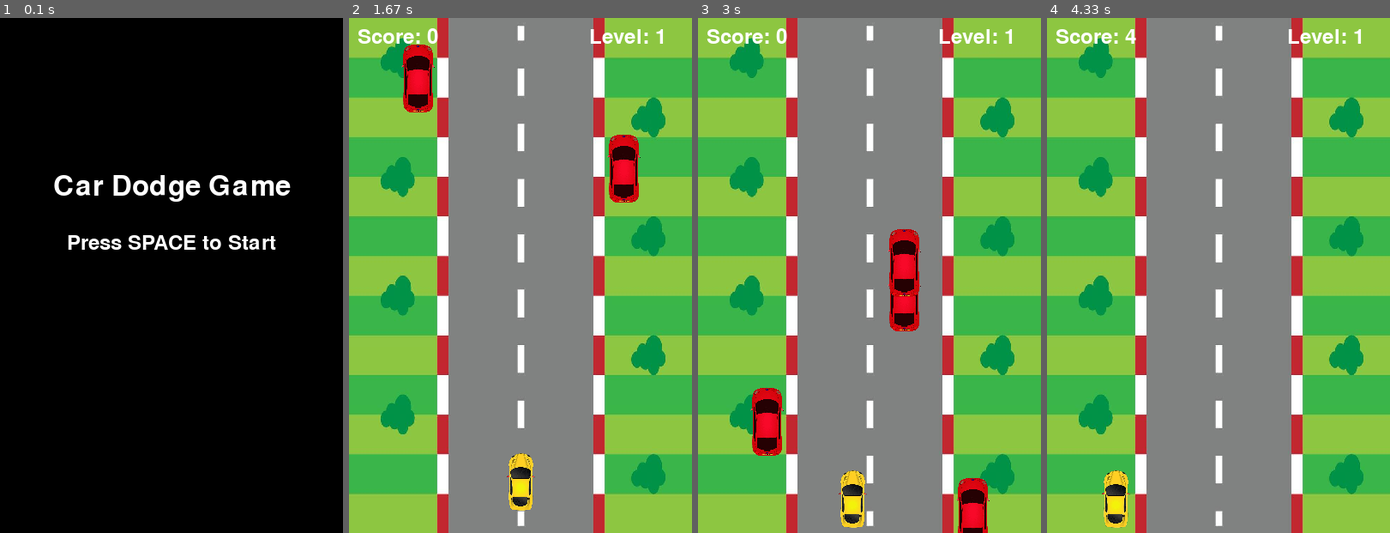
Above: before the commit, frames 1-4 (left to right).
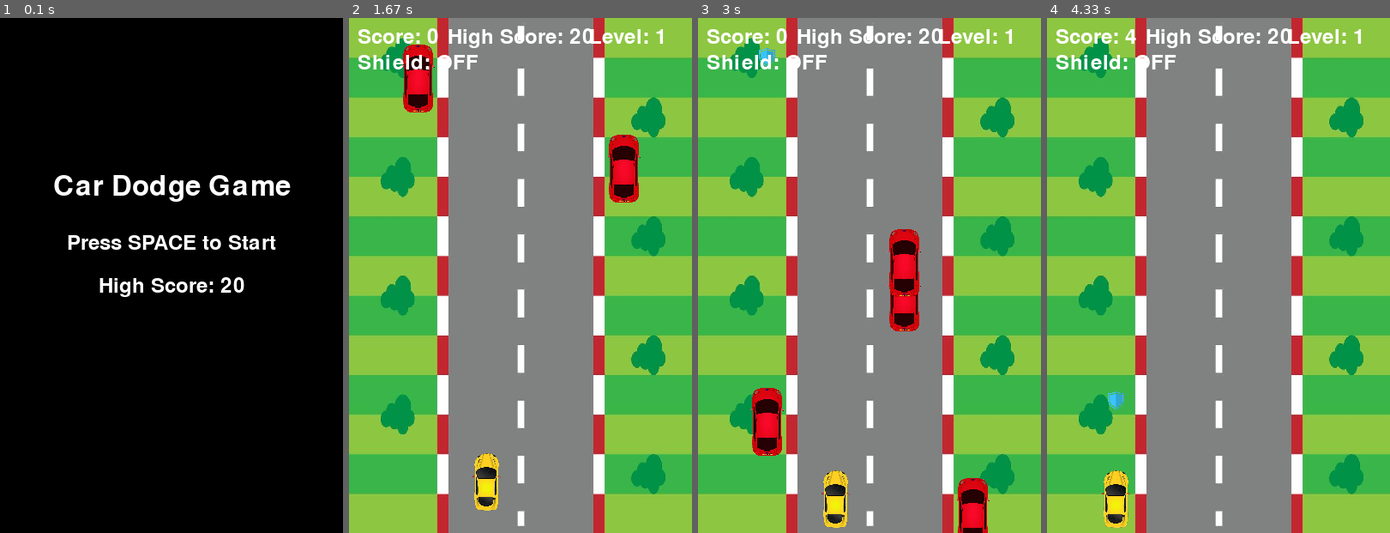
Above: after the commit, the same moments.

Repository: DrStanley/Pygame-car-dodging-game
Game: pygame game, started from main.py
Two runs of this game, one before a commit and one after it. Both use one fixed random seed, a clock stepped at 60 frames per second and the inputs below.
Inputs:
- Up to frame 1 (0.1 s): no input
- Up to frame 2 (1.67 s): tap Space at 0.33 s; hold P 0.67-1.13 s; hold Right 0.67-1.13 s; hold P 1.17-1.63 s
- Up to frame 3 (3 s): hold Right 1.67-2.13 s; hold Down 2.17-2.47 s; hold Left 2.5-2.97 s
- Up to frame 4 (4.33 s): hold Down 3-3.53 s; hold Down 3.57-3.87 s; hold Left 3.9-4.3 s

The runs differ from the first frame. In frame 1, 0.6% of the frame differs, in the area x 29-72%, y 50-55%; in frame 2, 2.5%, in the area x 2-71%, y 2-96%; in frame 3, 2.3%; in frame 4, 1.1%.

Commit message:
Add shield power-up and high score persistence
Introduces a shield power-up mechanic with visual feedback and sound, allowing temporary invulnerability to obstacles. Implements persistent high score tracking using a JSON file, updates UI to display high score, and adds new assets (shield image and power-up sound). It also includes a new sample script, 'before.py,' and updates the obstacle and power-up spawning logic.

Diff:
--- /dev/null
+++ b/before.py
@@ -0,0 +1,53 @@
+# This is a sample Python script.
+
+# Press Ctrl+F5 to execute it or replace it with your code.
+# Press Double Shift to search everywhere for classes, files, tool windows, actions, and settings.
+import pygame
+import  random
+
+pygame.init()
+screen = pygame.display.set_mode((400,400))
+clock = pygame.time.Clock()
+car = pygame.Rect(190,360,20,40)
+obstacles = []
+score = 0
+font = pygame.font.Font(None,36)
+
+def rest():
+    global car,obstacles,score
+    car.topleft = (190,360)
+    obstacles.clear()
+    score = 0
+running = True
+
+while running:
+    for event in pygame.event.get():
+        if event.type == pygame.QUIT:
+            running = False
+    keys = pygame.key.get_pressed()
+    if keys[pygame.K_LEFT] and car.left>0:
+        car.x -=5
+    if keys[pygame.K_RIGHT] and car.left<400:
+        car.x +=5
+
+    spawn_rate = 0.008 + (score*0.2)
+    if random.random() <spawn_rate:
+        obstacles.append(
+            pygame.Rect(random.randrange(0,380,20),-40,20,40))
+
+    for obs in obstacles[:]:
+        obs.y +=4 +(score//10)
+        if obs.top >400:
+            obstacles.remove(obs)
+            score +=1
+        if car.colliderect(obs):
+            rest()
+    screen.fill((0,0,0))
+    pygame.draw.rect(screen,(0,255,0),car)
+    for obs in obstacles:
+        pygame.draw.rect(screen, (255,0,0),obs)
+        score_text = font.render(f"Score: {score}",True,(255,255,255))
+        screen.blit(score_text,(10,10))
+        pygame.display.flip()
+        clock.tick(60)
+pygame.quit()
--- a/highscore.json
+++ b/highscore.json
@@ -1 +1 @@
-{"score": 90, "level": 10}
+{"highscore": 20}
--- a/main.py
+++ b/main.py
@@ -1,5 +1,7 @@
 import pygame
 import random
+import time
+import json # Import the json module
 
 # Initialize Pygame
 pygame.init()
@@ -17,44 +19,81 @@
 # Colors
 WHITE = (255, 255, 255)
 BLACK = (0, 0, 0)
+BLUE = (0, 0, 255) # For shield visual feedback
 
 # Load images
-car_img = pygame.image.load("player_car.png").convert_alpha()
+car_img_original = pygame.image.load("player_car.png").convert_alpha()
 enemy_img = pygame.image.load("enemy_car.png").convert_alpha()
 road_img = pygame.image.load("background.jpg").convert()
-
-car_img = pygame.transform.scale(car_img, (40, 80))
+shield_powerup_img = pygame.image.load("shield.png").convert_alpha()
+
+# Scale images
+car_img_original = pygame.transform.scale(car_img_original, (40, 80))
 enemy_img = pygame.transform.scale(enemy_img, (40, 80))
 road_img = pygame.transform.scale(road_img, (WIDTH, HEIGHT))
+shield_powerup_img = pygame.transform.scale(shield_powerup_img, (40, 40)) # Scale shield power-up
+
+# Create a shielded version of the car image (optional, but good for feedback)
+car_img_shielded = car_img_original.copy()
+pygame.draw.circle(car_img_shielded, BLUE, (car_img_shielded.get_width() // 2, car_img_shielded.get_height() // 2), 30, 3) # Add a blue circle outline
+
+# Lanes (DEFINED HERE FIRST)
+LANES = [60, 140, 220, 300]  # x-positions of 4 lanes
 
 # Game objects
-car = pygame.Rect(220 // 2 - 20, HEIGHT - 100, 40, 80)
+car = pygame.Rect(LANES[1], HEIGHT - 100, 40, 80) # Adjusted car start to align with a lane
 obstacles = []
+powerups = [] # List to hold power-up rectangles
 
 # Game state
 score = 0
 level = 1
 game_active = False
 game_over = False
-paused = False  # New variable for pause state
+paused = False
+
+# High score persistence
+HIGHSCORE_FILE = "highscore.json"
+def load_highscore():
+    try:
+        with open(HIGHSCORE_FILE, 'r') as f:
+            data = json.load(f)
+            return data.get('highscore', 0) # Get 'highscore' key, default to 0 if not found
+    except FileNotFoundError:
+        return 0
+    except json.JSONDecodeError:
+        return 0
+
+def save_highscore(score_to_save):
+    with open(HIGHSCORE_FILE, 'w') as f:
+        json.dump({'highscore': score_to_save}, f)
+
+high_score = load_highscore() # Load the high score when the game starts
+
+# Shield variables
+shield_active = False
+shield_duration_start_time = 0
+SHIELD_DURATION = 5 # seconds
 
 # Sounds
 crash_sound = pygame.mixer.Sound("crash.mp3")
 point_sound = pygame.mixer.Sound("point.mp3")
-
-# Lanes
-LANES = [60, 140, 220, 300]  # x-positions of 4 lanes
+powerup_sound = pygame.mixer.Sound("power_up.mp3")
 
 
 def reset_game():
-    global car, obstacles, score, level, game_active, game_over, paused
-    car.topleft = (WIDTH // 2 - 20, HEIGHT - 100)
+    global car, obstacles, powerups, score, level, game_active, game_over, paused, shield_active, shield_duration_start_time, high_score
+    car.topleft = (LANES[1], HEIGHT - 100) # Reset car to initial lane position
     obstacles.clear()
+    powerups.clear()
     score = 0
     level = 1
     game_active = True
     game_over = False
-    paused = False # Ensure not paused on reset
+    paused = False
+    shield_active = False # Reset shield state
+    shield_duration_start_time = 0
+    # high_score is not reset here, it persists across games
 
 
 def handle_input():
@@ -65,23 +104,33 @@
     if keys[pygame.K_RIGHT] and car.right < WIDTH - 60:
         car.x += 5
     # Vertical movement
-    if keys[pygame.K_UP] and car.top > 0:  # Prevent going off the top of the screen
+    if keys[pygame.K_UP] and car.top > 0:
         car.y -= 5
-    if keys[pygame.K_DOWN] and car.bottom < HEIGHT:  # Prevent going off the bottom of the screen
+    if keys[pygame.K_DOWN] and car.bottom < HEIGHT:
         car.y += 5
 
 
 def spawn_obstacle():
+    # Regular obstacle spawning
     if random.random() < 0.02 + (score * 0.002):
         lane = random.choice(LANES)
         enemy = pygame.Rect(lane, -80, 40, 80)
         obstacles.append(enemy)
 
-
-def update_obstacles():
-    global score, level, game_active, game_over
+def spawn_powerup():
+    # Shield power-up spawning (less frequent than obstacles)
+    if random.random() < 0.005: # Adjust this probability for how often power-ups appear
+        lane = random.choice(LANES)
+        shield_pu = pygame.Rect(lane, -40, 40, 40) # Smaller rect for power-up
+        powerups.append(shield_pu)
+
+
+def update_game_elements():
+    global score, level, game_active, game_over, shield_active, shield_duration_start_time, high_score
 
     speed = 5 + (level - 1)
+
+    # Update and check obstacles
     for obs in obstacles[:]:
         obs.y += speed
 
@@ -93,24 +142,65 @@
             if score % 10 == 0:
                 level += 1
 
-        # Collision
+        # Collision with obstacles
         if car.colliderect(obs):
-            game_active = False
-            game_over = True
-            pygame.mixer.Sound.play(crash_sound)
+            if shield_active:
+                obstacles.remove(obs) # Shield destroys the obstacle
+            else:
+                game_active = False
+                game_over = True
+                pygame.mixer.Sound.play(crash_sound)
+                # Check and save high score here when game ends due to collision
+                if score > high_score:
+                    high_score = score
+                    save_highscore(high_score)
+
+
+    # Update and check power-ups
+    for pu in powerups[:]:
+        pu.y += speed
+
+        if pu.top > HEIGHT:
+            powerups.remove(pu)
+
+        # Collision with power-up
+        if car.colliderect(pu):
+            powerups.remove(pu)
+            shield_active = True
+            shield_duration_start_time = time.time() # Record activation time
+            pygame.mixer.Sound.play(powerup_sound)
+
+    # Manage shield duration
+    if shield_active:
+        if time.time() - shield_duration_start_time > SHIELD_DURATION:
+            shield_active = False # Deactivate shield
 
 
 def draw_game():
     screen.blit(road_img, (0, 0))
-    screen.blit(car_img, car)
+
+    # Draw car based on shield status
+    if shield_active:
+        screen.blit(car_img_shielded, car)
+    else:
+        screen.blit(car_img_original, car)
 
     for obs in obstacles:
         screen.blit(enemy_img, obs)
 
+    for pu in powerups:
+        screen.blit(shield_powerup_img, pu) # Draw shield power-up
+
     score_text = font.render(f"Score: {score}", True, WHITE)
     level_text = font.render(f"Level: {level}", True, WHITE)
+    shield_status_text = font.render(f"Shield: {'ON' if shield_active else 'OFF'}", True, BLUE if shield_active else WHITE)
+    high_score_text = font.render(f"High Score: {high_score}", True, WHITE) # Render high score
+
     screen.blit(score_text, (10, 10))
     screen.blit(level_text, (WIDTH - 120, 10))
+    screen.blit(shield_status_text, (10, 40)) # Display shield status
+    screen.blit(high_score_text, (WIDTH // 2 - high_score_text.get_width() // 2, 10)) # Centered high score
+
 
 def draw_pause_screen():
     pause_text = large_font.render("PAUSED", True, WHITE)
@@ -123,18 +213,24 @@
     screen.fill(BLACK)
     title = large_font.render("Car Dodge Game", True, WHITE)
     prompt = font.render("Press SPACE to Start", True, WHITE)
+    high_score_start_text = font.render(f"High Score: {high_score}", True, WHITE) # Show high score on start screen
+
     screen.blit(title, (WIDTH // 2 - title.get_width() // 2, 180))
     screen.blit(prompt, (WIDTH // 2 - prompt.get_width() // 2, 250))
+    screen.blit(high_score_start_text, (WIDTH // 2 - high_score_start_text.get_width() // 2, 300)) # Position on start screen
 
 
 def draw_game_over():
     screen.fill(BLACK)
     over_text = large_font.render("Game Over", True, (255, 0, 0))
     score_text = font.render(f"Score: {score} | Level: {level}", True, WHITE)
+    high_score_display_text = font.render(f"High Score: {high_score}", True, WHITE) # Display high score on game over
     retry_text = font.render("Press R to Restart", True, WHITE)
+
     screen.blit(over_text, (WIDTH // 2 - over_text.get_width() // 2, 150))
     screen.blit(score_text, (WIDTH // 2 - score_text.get_width() // 2, 210))
-    screen.blit(retry_text, (WIDTH // 2 - retry_text.get_width() // 2, 260))
+    screen.blit(high_score_display_text, (WIDTH // 2 - high_score_display_text.get_width() // 2, 240)) # New position
+    screen.blit(retry_text, (WIDTH // 2 - retry_text.get_width() // 2, 290)) # Shifted down
 
 
 # Main loop
@@ -147,7 +243,7 @@
             running = False
 
         if event.type == pygame.KEYDOWN:
-            if event.key == pygame.K_p and game_active: # Toggle pause only if game is active
+            if event.key == pygame.K_p and game_active:
                 paused = not paused
 
             if not game_active and not game_over:
@@ -161,14 +257,15 @@
     if game_active and not paused:
         handle_input()
         spawn_obstacle()
-        update_obstacles()
+        spawn_powerup()
+        update_game_elements()
         draw_game()
     elif paused:
-        draw_game() # Draw the game state underneath the pause screen
+        draw_game()
         draw_pause_screen()
     elif game_over:
         draw_game_over()
-    else:
+    else: # Start screen
         draw_start_screen()
 
     pygame.display.flip()
Binary file added: shield.png
Not shown, added: power_up.mp3
